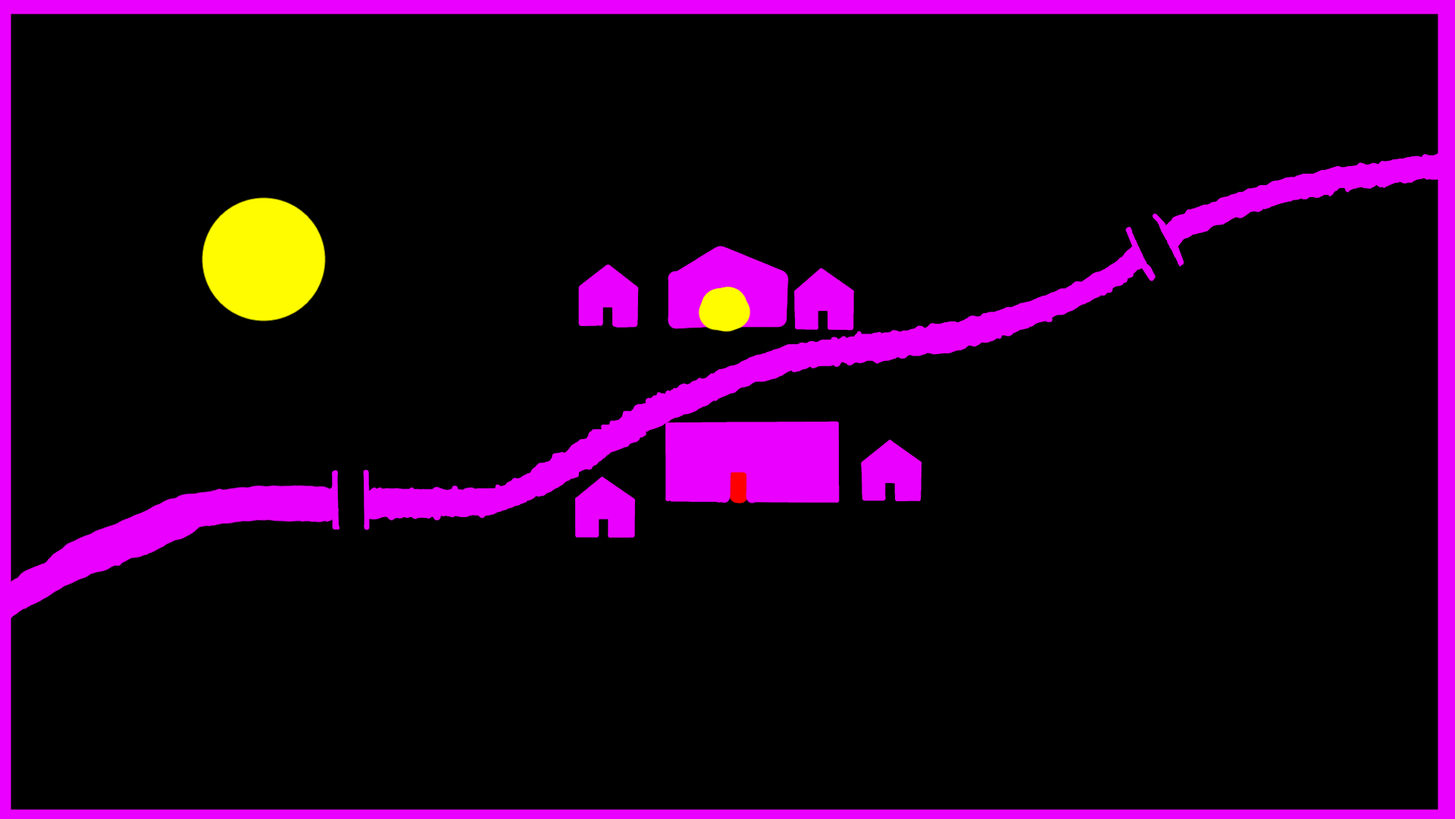
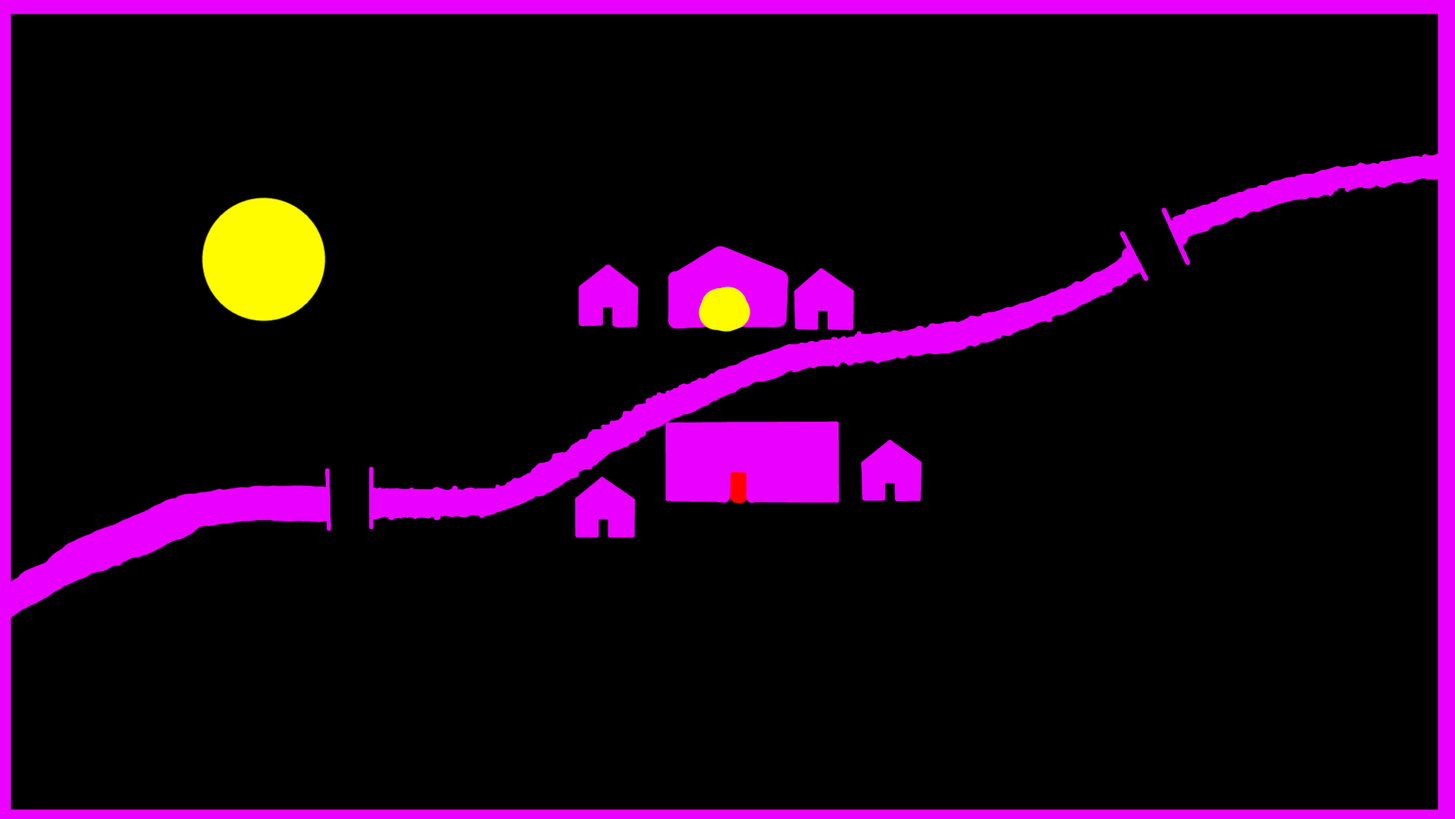
Layer changes from the first 1455px x 819px image to the second:
painted on "Background" over [325, 206, 1191, 531]
